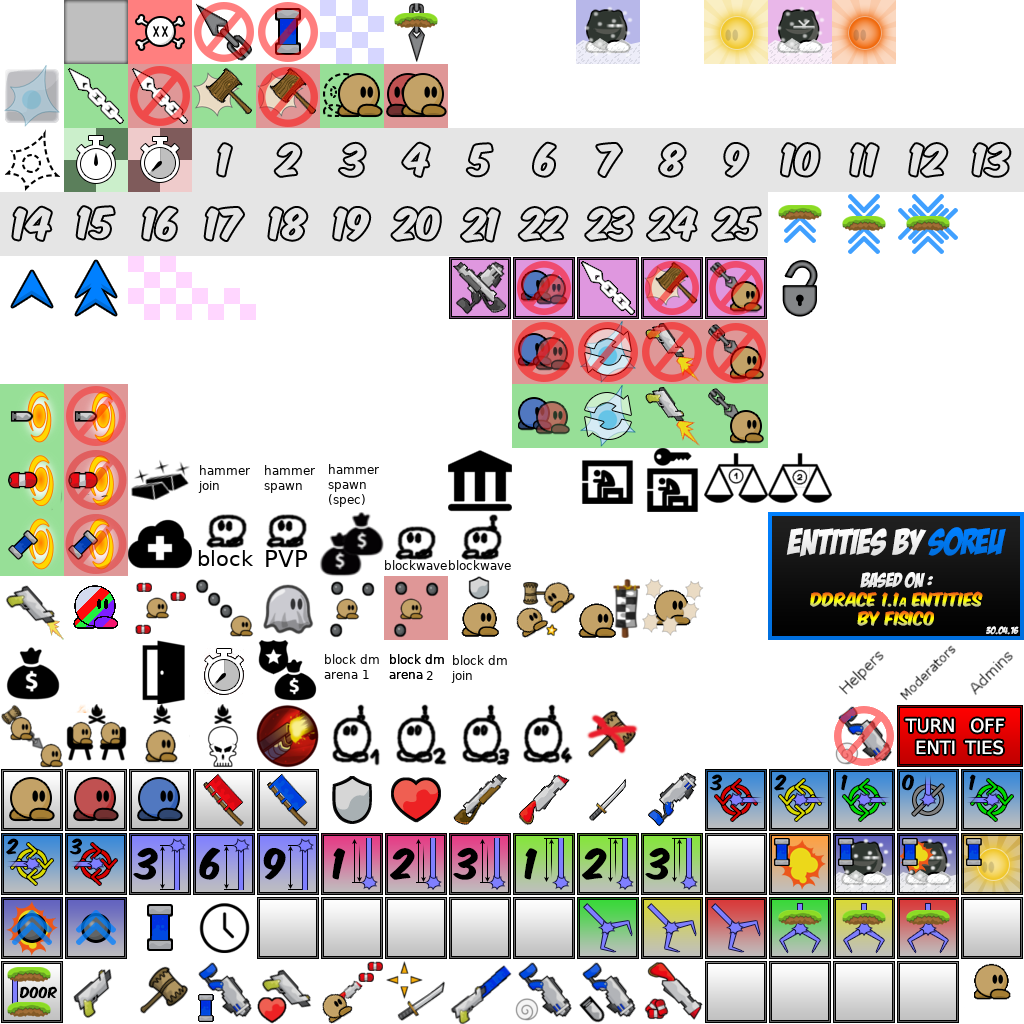
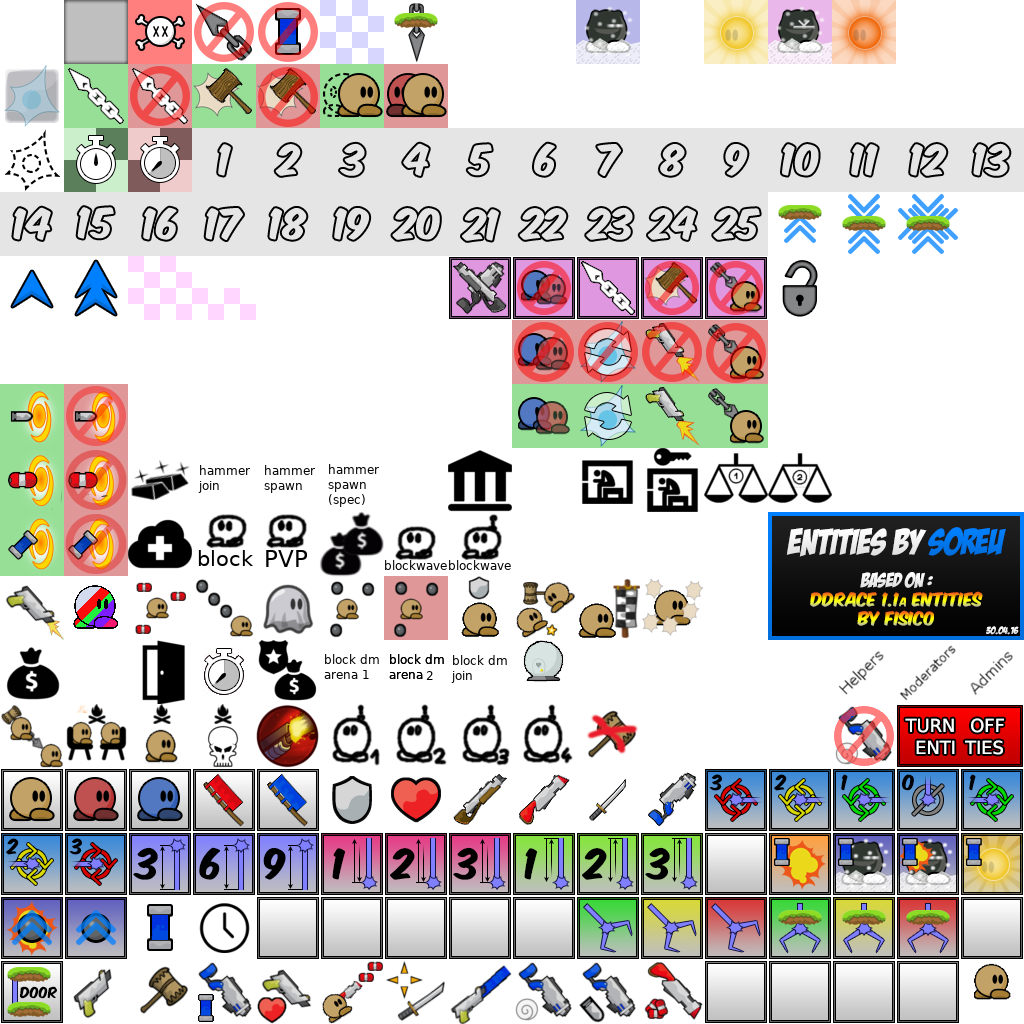
Layered file, before and after one edit (1024x1024). Changes by layer:
painted on "fddrace.png" over [523, 640, 564, 682]
